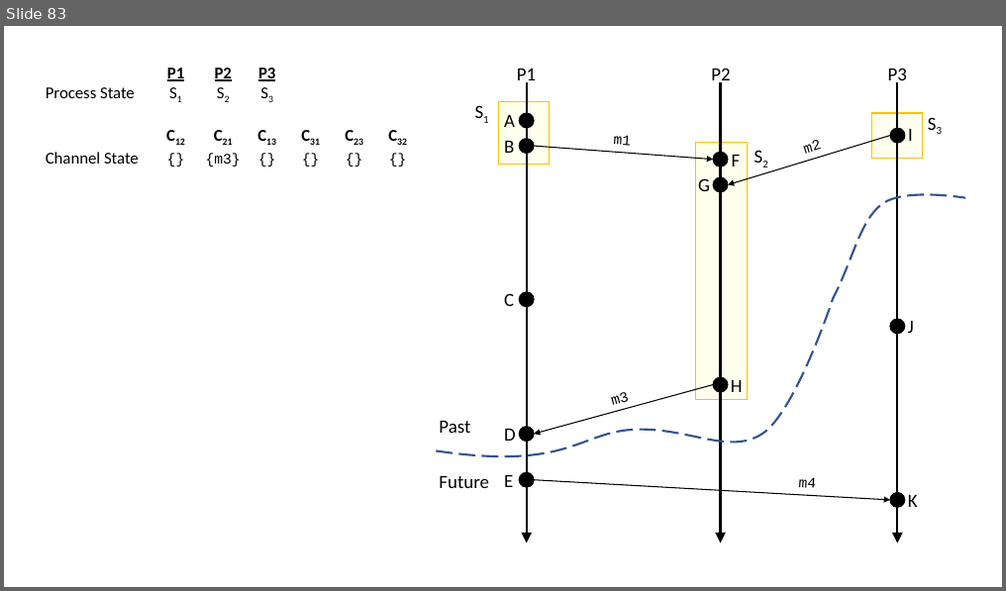
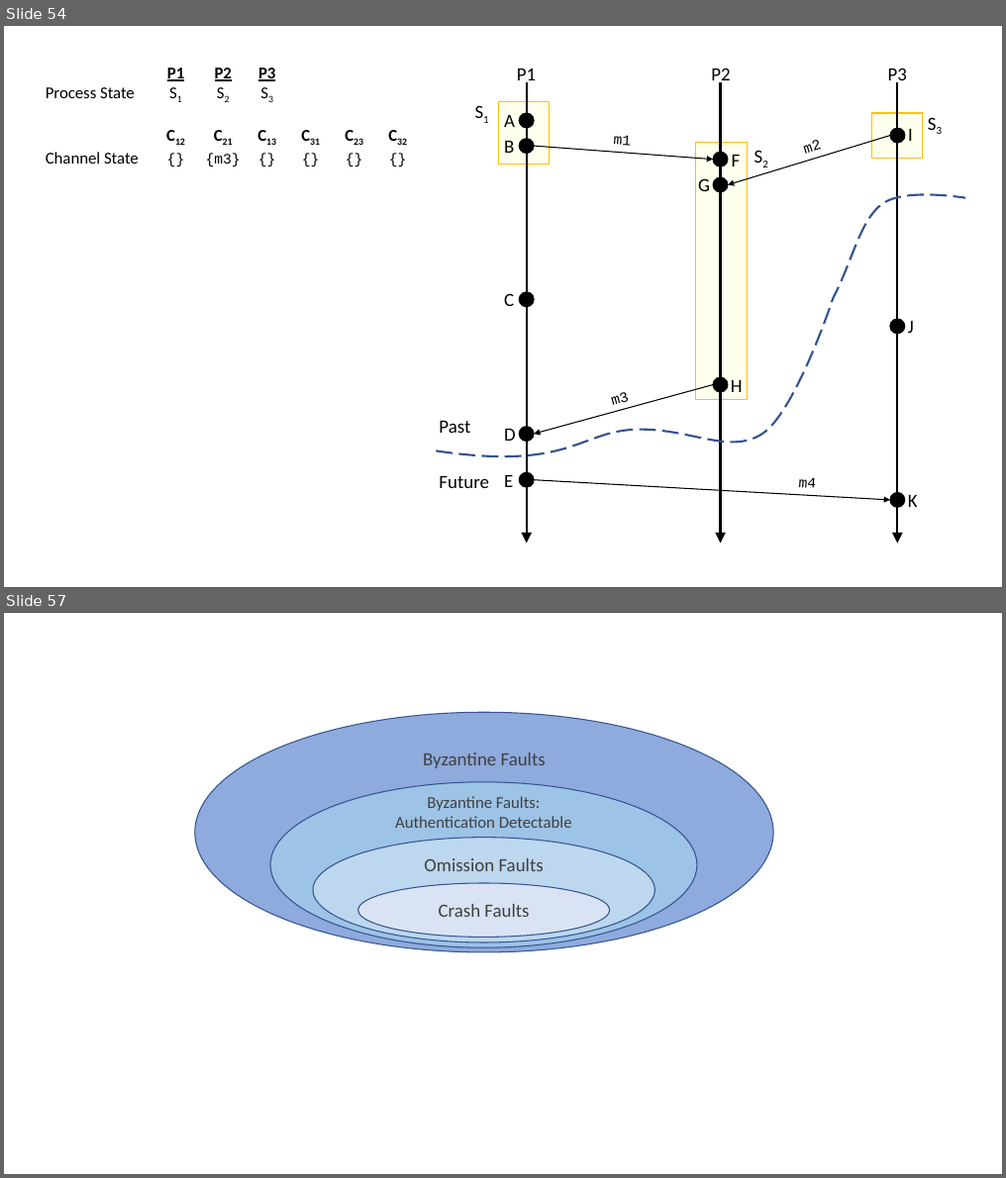
Before and after one commit to ChrisWhealy/DistributedSystemNotes, a slide deck: img/Diagrams.pptx. Shown one above the other, each under a label of ours: slide 83 before the commit, slides 54 and 57 after it; the slides between them are not shown. The pictures are 1006x591 and 1006x1178 pixels, drawn with LibreOffice and Linux fonts; fonts in the diff are those of the drawing. Boxes give left, top, right and bottom in pixels: in the first picture for what was removed or moved away, otherwise in the second. Text is boxed around its words. In the diff, an @@ line names an element or a change of style, - is before the commit and + after.

```diff
--- a/img/Diagrams.pptx
+++ b/img/Diagrams.pptx
@@ slide 57 added at box(4, 613, 1002, 1174), background #FFFFFF @@
@@ ellipse added at box(195, 713, 773, 953), fill #8FAADC, outline #325491 1 pt, 18 pt, text #404040 @@
+Byzantine Faults
@@ ellipse added at box(270, 782, 697, 948), fill #9DC3E6, outline #325491 1 pt @@
@@ text added at box(395, 796, 572, 828), 16 pt, text #404040 @@
+Byzantine Faults:
+Authentication Detectable
@@ ellipse added at box(313, 838, 655, 943), fill #BDD7EE, outline #325491 1 pt, 18 pt, text #404040 @@
+Omission Faults
@@ ellipse added at box(358, 883, 610, 937), fill #DAE3F3, outline #325491 1 pt, 18 pt, text #404040 @@
+Crash Faults
@@ what was slide 83 is now slide 54 @@
```
Also in this commit, not shown: 8 slides changed, 3 other slides added, 29 slides removed, 10 other files.
